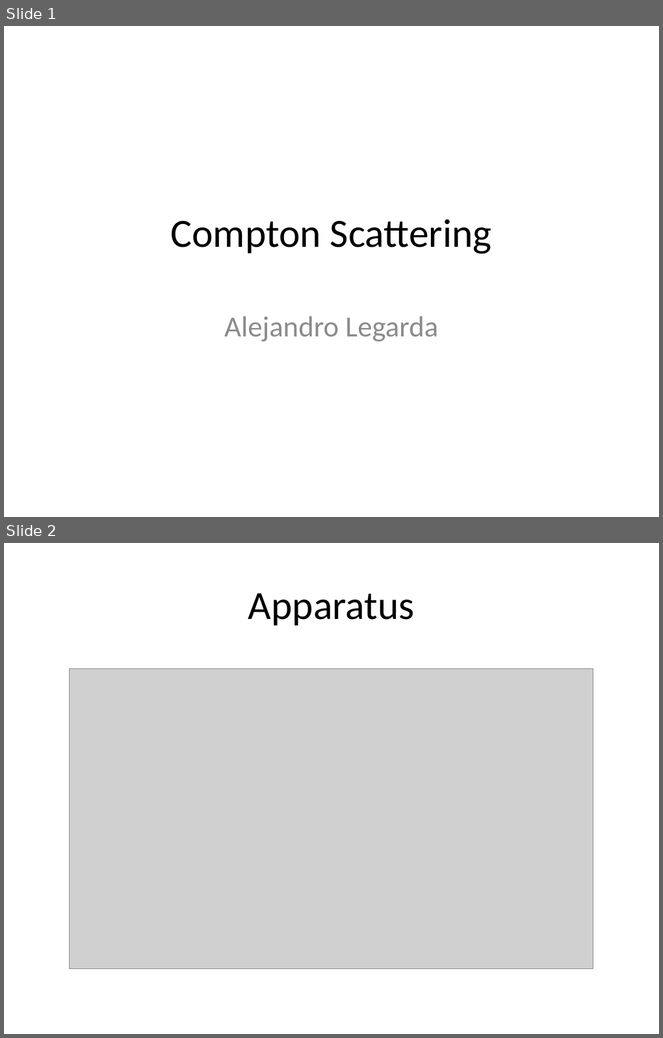
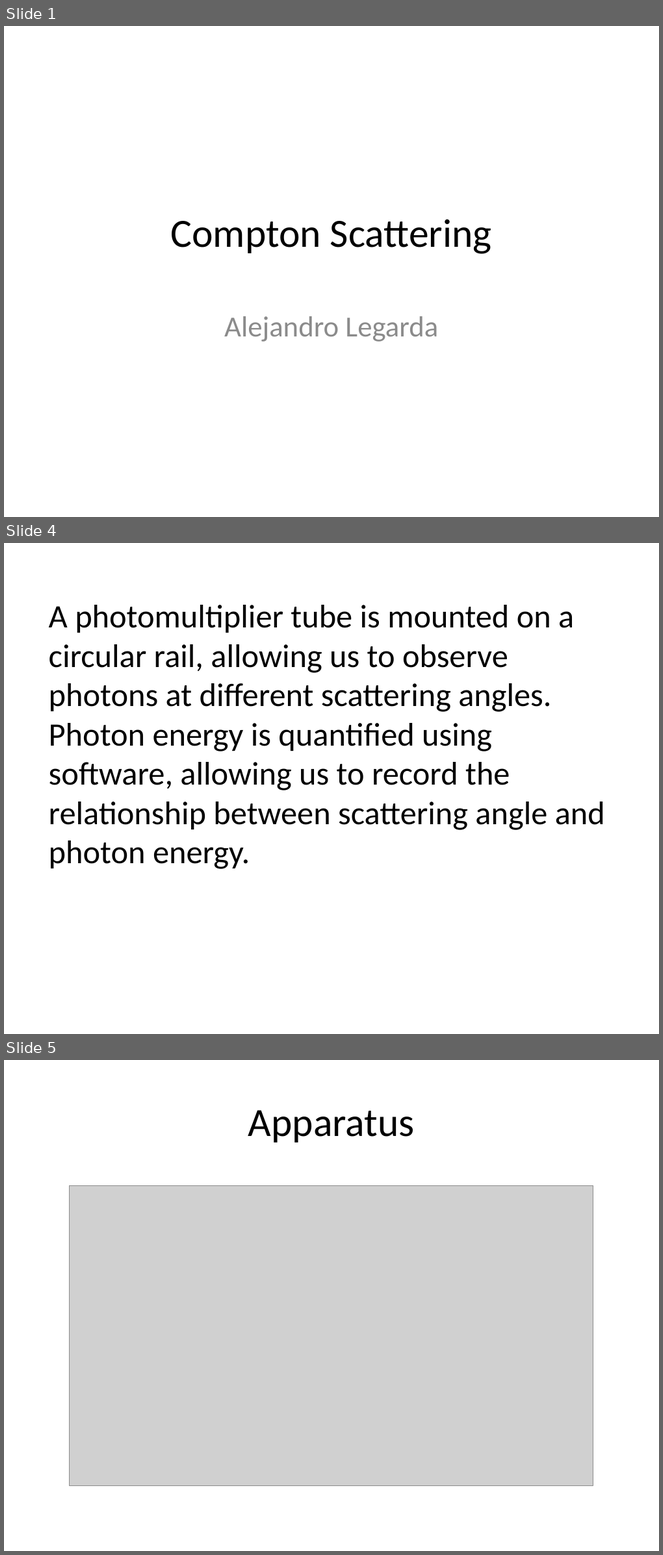
Before and after one commit to bzcheeseman/phys211, a slide deck: Alex/Compton Scattering/Compton Scattering.pptx. Shown one above the other, each under a label of ours: slides 1 and 2 before the commit, slides 1, 4 and 5 after it; the slides between them are not shown. The pictures are 663x1038 and 663x1555 pixels, drawn with LibreOffice and Linux fonts; fonts in the diff are those of the drawing; grey boxes stand for pictures. Boxes give left, top, right and bottom in pixels: in the first picture for what was removed or moved away, otherwise in the second. Text is boxed around its words. In the diff, an @@ line names an element or a change of style, - is before the commit and + after.

```diff
--- a/Alex/Compton Scattering/Compton Scattering.pptx
+++ b/Alex/Compton Scattering/Compton Scattering.pptx
@@ slide 4 added at [4, 543, 659, 1034], background #FFFFFF @@
@@ text added at [49, 605, 605, 869], 36 pt, text #000000 @@
+A photomultiplier tube is mounted on a circular rail, allowing us to observe photons at different scattering angles. Photon energy is quantified using software, allowing us to record the relationship between scattering angle and photon energy.
@@ what was slide 2 is now slide 5 @@
```
Also in this commit, not shown: 5 other slides added, 11 other files.
